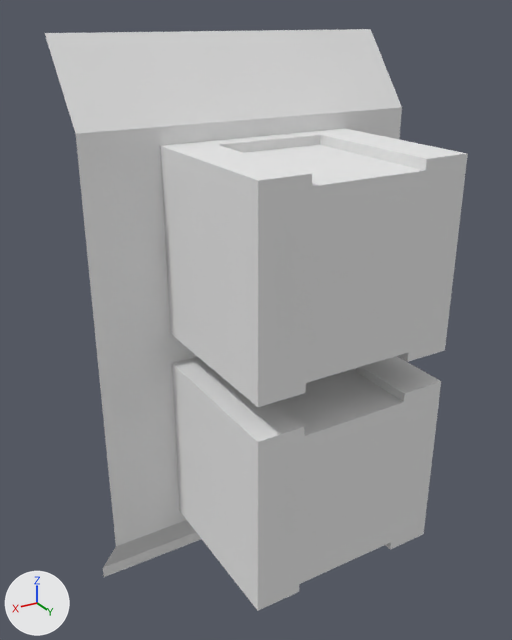
A saved change to the OBJ model art/3D_Env/3D_Assets/3D_Models/Env_Models/4_Laboratory/WallCellsLaboratory.obj.
One viewpoint serves both versions: a 50 mm camera at (5.06, 11.68, 8.5) aimed at (0.28, 3.73, 4.52). The axes (+X, +Y, +Z) are drawn at lower left. The lights are the same throughout. The picture after the commit comes second. Where no turn or scale is listed for an object, it has been applied to the vertices.

Names of what the first picture shows: 'WallCellsLaboratory'.
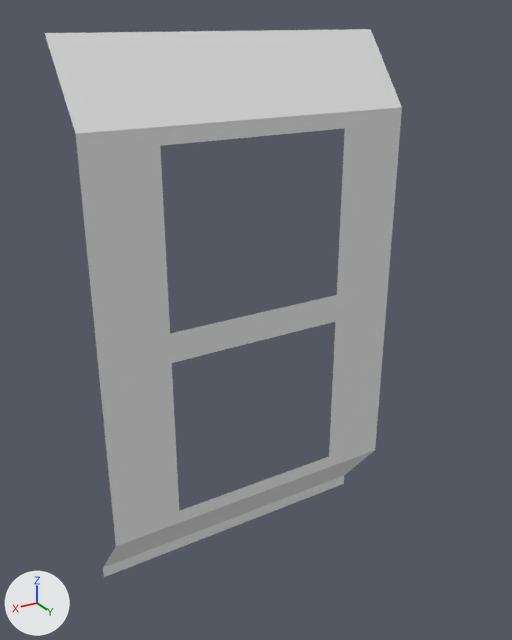
Diff of the bpy script that builds the scene:
```diff
--- a/art/3D_Env/3D_Assets/3D_Models/Env_Models/4_Laboratory/WallCellsLaboratory.obj.py
+++ b/art/3D_Env/3D_Assets/3D_Models/Env_Models/4_Laboratory/WallCellsLaboratory.obj.py
@@ me_wallcellslaboratory @@
 # used by ob_wallcellslaboratory; location = (0.0, 0.0, 0.0)
-me_wallcellslaboratory.from_pydata(...)  # 176 vertices, 153 faces; spans x -2.5..2.5, y 2.5..5.7, z -0.1..8.3
+me_wallcellslaboratory.from_pydata(...)  # 94 vertices, 58 faces; spans x -2.5..2.5, y 2.5..3.34, z -0.1..8.3
+# me_wallcellslaboratory part 1
+# 82 vertices are removed from x -1.44..1.44, y 3.64..5.7, z 1.4..7.0
+# 95 faces are deleted
 me_wallcellslaboratory.materials.append(mat_m_walllaboratory)
```

Pixel boxes [x1, y1, x2, y2] of what changed, in the pictures (512 x 640 px):
'WallCellsLaboratory', reshaped (16% narrower): before [45, 29, 468, 611]; after [45, 29, 402, 577]
part 1 of me_wallcellslaboratory, deleted: before [160, 128, 468, 611]
